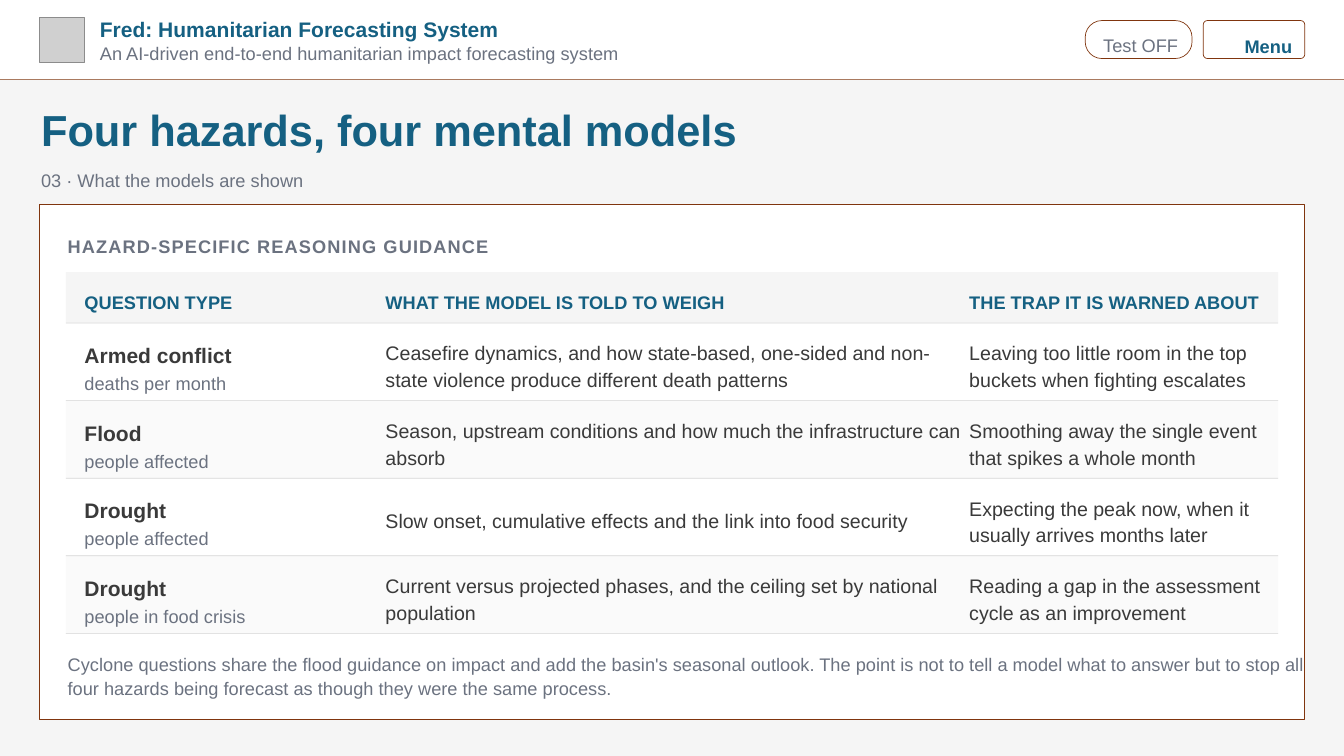
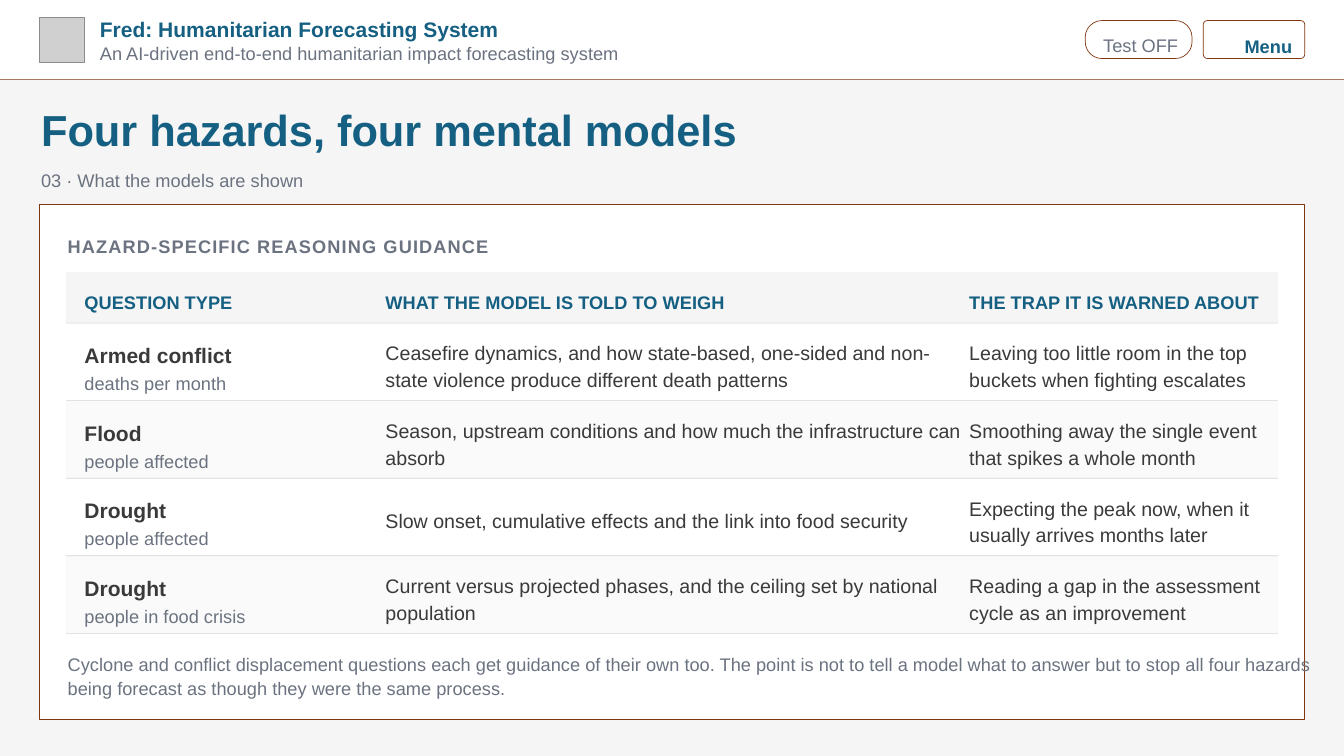
Before and after one commit to kwyjad/Pythia, a slide deck: slide 10 of docs/decks/3_forecast_tracks.pptx. Drawn at 1344x756 pixels with LibreOffice and Linux fonts; fonts in the diff are those of the drawing; grey boxes stand for pictures; background and template pictures are left out. Boxes give left, top, right and bottom in pixels: in the first picture for what was removed or moved away, otherwise in the second. Text is boxed around its words. In the diff, an @@ line names an element or a change of style, - is before the commit and + after.

```diff
--- a/docs/decks/3_forecast_tracks.pptx
+++ b/docs/decks/3_forecast_tracks.pptx
@@ text at <box>68,657,1310,699</box>: text changed @@
-Cyclone questions share the flood guidance on impact and add the basin's seasonal outlook. The point is not to tell a model what to answer but to stop all four hazards being forecast as though they were the same process.
+Cyclone and conflict displacement questions each get guidance of their own too. The point is not to tell a model what to answer but to stop all four hazards being forecast as though they were the same process.
```
Also in this commit, not shown: 4 other slides changed, 3 other files.
